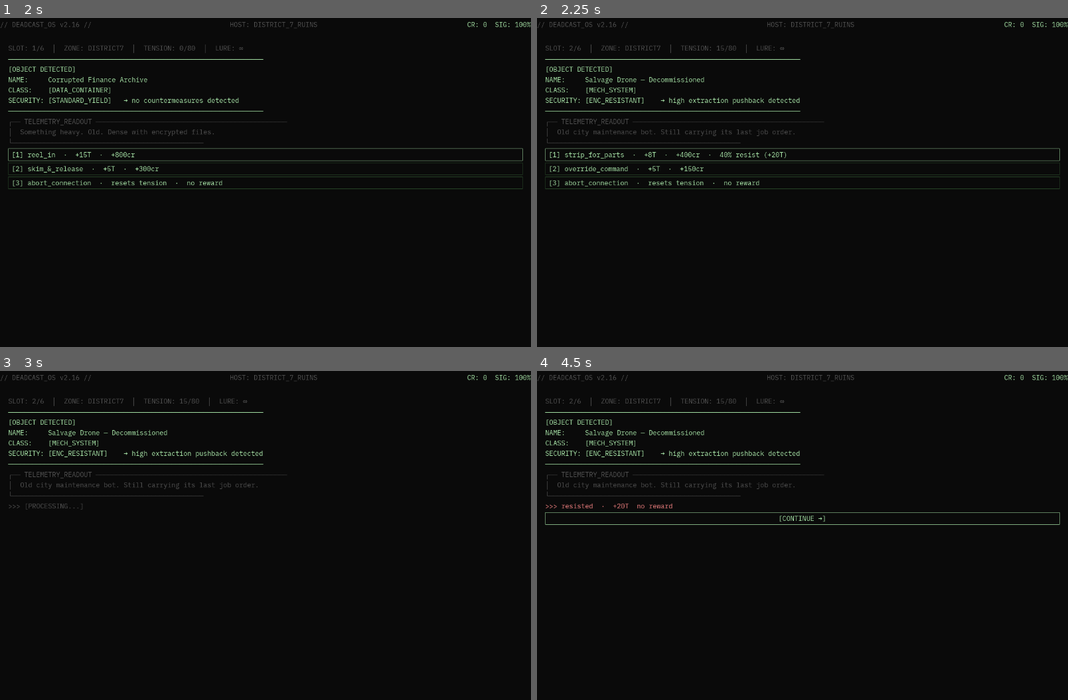
Above: before the commit, frames 1-4 (two rows, left to right).
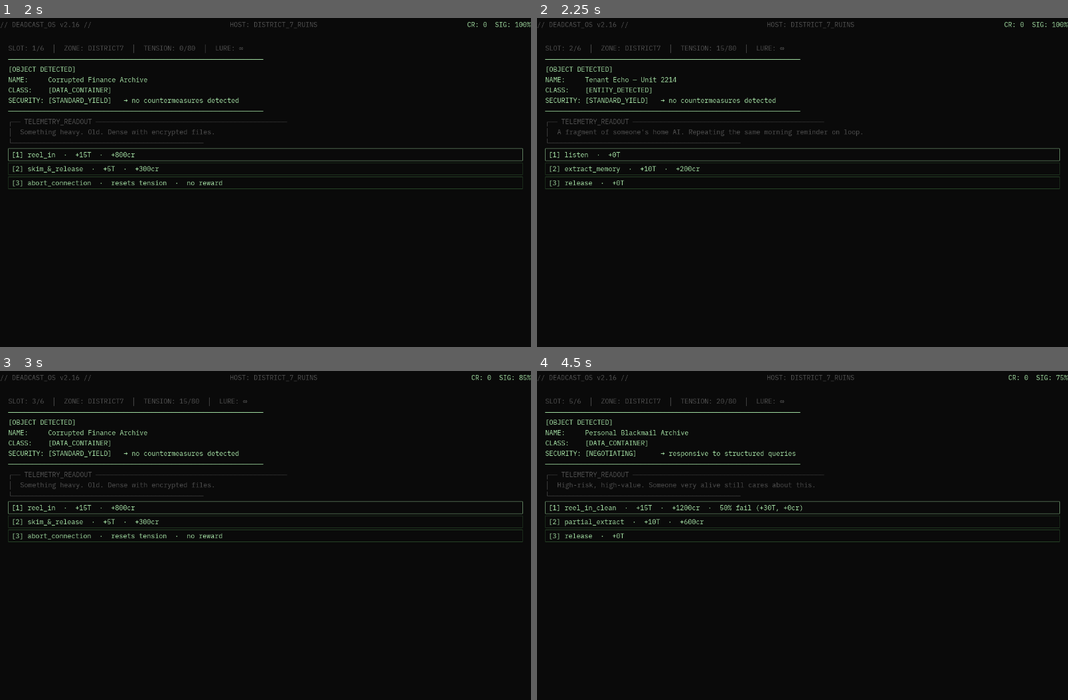
Above: after the commit, the same moments.

Repository: Teeohbee/deadcast
Game: Godot game, scene res://scenes/title_screen/TitleScreen.tscn
Two runs of this game, one before a commit and one after it. Both use one fixed random seed, a clock stepped at 60 frames per second and the inputs below.
Inputs (mouse positions are in pixels of both pictures, inside the frame that each line leads up to):
- Up to frame 1 (2 s): click "new game" at 0.5 s; click "[ READY TO DIVE ]" at 1.25 s
- Up to frame 2 (2.25 s): click "[1] reel_in · +15T · +800cr" at 2 s
- Up to frame 3 (3 s): click (265, 509) at 2.75 s, where only the run before the commit has a clickable "[1] strip_for_parts · +8T · +…"
- Up to frame 4 (4.5 s): click (802, 522) at 3.5 s, where only the run after the commit has a clickable "[2] skim_&_release · +5T · +3…"; click (802, 509) at 4.25 s, where only the run after the commit has a clickable "[1] record_fragment · +0T · +…"

Frame 1 is identical in both runs. In frame 2, 1.4% of the frame differs, in the area x 3-62%, y 17-52%; in frame 3, 2.5%; in frame 4, 3.0%, in the area x 1-100%, y 1-53%.

Commit message:
feat: wire 30 new catches into zone pools

Diff:
--- a/resources/zones/axiom.tres
+++ b/resources/zones/axiom.tres
@@ -6,6 +6,16 @@
 [ext_resource type="Resource" path="res://resources/catches/axiom/bioweapon_prototype.tres" id="4_catch"]
 [ext_resource type="Resource" path="res://resources/catches/axiom/deep_archive_core.tres" id="5_catch"]
 [ext_resource type="Resource" path="res://resources/catches/axiom/solace7.tres" id="6_catch"]
+[ext_resource type="Resource" path="res://resources/catches/axiom/decommissioned_surveillance_log.tres" id="7_catch"]
+[ext_resource type="Resource" path="res://resources/catches/axiom/access_badge_database.tres" id="8_catch"]
+[ext_resource type="Resource" path="res://resources/catches/axiom/biohazard_sample_container.tres" id="9_catch"]
+[ext_resource type="Resource" path="res://resources/catches/axiom/corporate_ghost.tres" id="10_catch"]
+[ext_resource type="Resource" path="res://resources/catches/axiom/classified_research_archive.tres" id="11_catch"]
+[ext_resource type="Resource" path="res://resources/catches/axiom/executive_memory_core.tres" id="12_catch"]
+[ext_resource type="Resource" path="res://resources/catches/axiom/axiom_security_drone_mk5.tres" id="13_catch"]
+[ext_resource type="Resource" path="res://resources/catches/axiom/axiom_defense_ai.tres" id="14_catch"]
+[ext_resource type="Resource" path="res://resources/catches/axiom/viral_intrusion_payload.tres" id="15_catch"]
+[ext_resource type="Resource" path="res://resources/catches/axiom/axiom_cleaner_protocol.tres" id="16_catch"]
 
 [resource]
 script = ExtResource("1_zone")
@@ -13,4 +23,4 @@
 display_name = "Axiom Tower Sub-Basement"
 passive_tension_drain = 5
 description = "Corporate server farm. Security countermeasures active."
-catches = [ExtResource("2_catch"), ExtResource("3_catch"), ExtResource("4_catch"), ExtResource("5_catch"), ExtResource("6_catch")]
+catches = [ExtResource("2_catch"), ExtResource("3_catch"), ExtResource("4_catch"), ExtResource("5_catch"), ExtResource("6_catch"), ExtResource("7_catch"), ExtResource("8_catch"), ExtResource("9_catch"), ExtResource("10_catch"), ExtResource("11_catch"), ExtResource("12_catch"), ExtResource("13_catch"), ExtResource("14_catch"), ExtResource("15_catch"), ExtResource("16_catch")]
--- a/resources/zones/district7.tres
+++ b/resources/zones/district7.tres
@@ -6,6 +6,16 @@
 [ext_resource type="Resource" path="res://resources/catches/district7/personal_blackmail.tres" id="4_catch"]
 [ext_resource type="Resource" path="res://resources/catches/district7/salvage_drone.tres" id="5_catch"]
 [ext_resource type="Resource" path="res://resources/catches/district7/tenant_echo.tres" id="6_catch"]
+[ext_resource type="Resource" path="res://resources/catches/district7/residential_data_cluster.tres" id="7_catch"]
+[ext_resource type="Resource" path="res://resources/catches/district7/emergency_medical_cache.tres" id="8_catch"]
+[ext_resource type="Resource" path="res://resources/catches/district7/ghost_loop.tres" id="9_catch"]
+[ext_resource type="Resource" path="res://resources/catches/district7/witness_archive.tres" id="10_catch"]
+[ext_resource type="Resource" path="res://resources/catches/district7/drowned_resident_echo.tres" id="11_catch"]
+[ext_resource type="Resource" path="res://resources/catches/district7/encrypted_pension_record.tres" id="12_catch"]
+[ext_resource type="Resource" path="res://resources/catches/district7/contraband_bio_stash.tres" id="13_catch"]
+[ext_resource type="Resource" path="res://resources/catches/district7/buried_blacksite_fragment.tres" id="14_catch"]
+[ext_resource type="Resource" path="res://resources/catches/district7/feral_building_ai.tres" id="15_catch"]
+[ext_resource type="Resource" path="res://resources/catches/district7/ghost_swarm.tres" id="16_catch"]
 
 [resource]
 script = ExtResource("1_zone")
@@ -13,4 +23,4 @@
 display_name = "District 7 Ruins"
 passive_tension_drain = 0
 description = "Residential slums. Civilian ghost encounters, personal data."
-catches = [ExtResource("2_catch"), ExtResource("3_catch"), ExtResource("4_catch"), ExtResource("5_catch"), ExtResource("6_catch")]
+catches = [ExtResource("2_catch"), ExtResource("3_catch"), ExtResource("4_catch"), ExtResource("5_catch"), ExtResource("6_catch"), ExtResource("7_catch"), ExtResource("8_catch"), ExtResource("9_catch"), ExtResource("10_catch"), ExtResource("11_catch"), ExtResource("12_catch"), ExtResource("13_catch"), ExtResource("14_catch"), ExtResource("15_catch"), ExtResource("16_catch")]
--- a/resources/zones/exchange.tres
+++ b/resources/zones/exchange.tres
@@ -6,6 +6,16 @@
 [ext_resource type="Resource" path="res://resources/catches/exchange/fixer_network_node.tres" id="4_catch"]
 [ext_resource type="Resource" path="res://resources/catches/exchange/illegal_bioware.tres" id="5_catch"]
 [ext_resource type="Resource" path="res://resources/catches/exchange/rival_fisher_line.tres" id="6_catch"]
+[ext_resource type="Resource" path="res://resources/catches/exchange/unclaimed_cargo_manifest.tres" id="7_catch"]
+[ext_resource type="Resource" path="res://resources/catches/exchange/factory_sealed_bioware.tres" id="8_catch"]
+[ext_resource type="Resource" path="res://resources/catches/exchange/classified_shipment_log.tres" id="9_catch"]
+[ext_resource type="Resource" path="res://resources/catches/exchange/black_market_surgeons_archive.tres" id="10_catch"]
+[ext_resource type="Resource" path="res://resources/catches/exchange/stolen_corporate_prototype.tres" id="11_catch"]
+[ext_resource type="Resource" path="res://resources/catches/exchange/rival_fishers_hidden_cache.tres" id="12_catch"]
+[ext_resource type="Resource" path="res://resources/catches/exchange/black_market_organ_bank.tres" id="13_catch"]
+[ext_resource type="Resource" path="res://resources/catches/exchange/exchange_enforcer_ghost.tres" id="14_catch"]
+[ext_resource type="Resource" path="res://resources/catches/exchange/exchange_security_drone_mk2.tres" id="15_catch"]
+[ext_resource type="Resource" path="res://resources/catches/exchange/rogue_trade_engine.tres" id="16_catch"]
 
 [resource]
 script = ExtResource("1_zone")
@@ -13,4 +23,4 @@
 display_name = "The Voss Exchange"
 passive_tension_drain = 0
 description = "Sunken black market. Rival fishers active."
-catches = [ExtResource("2_catch"), ExtResource("3_catch"), ExtResource("4_catch"), ExtResource("5_catch"), ExtResource("6_catch")]
+catches = [ExtResource("2_catch"), ExtResource("3_catch"), ExtResource("4_catch"), ExtResource("5_catch"), ExtResource("6_catch"), ExtResource("7_catch"), ExtResource("8_catch"), ExtResource("9_catch"), ExtResource("10_catch"), ExtResource("11_catch"), ExtResource("12_catch"), ExtResource("13_catch"), ExtResource("14_catch"), ExtResource("15_catch"), ExtResource("16_catch")]
Not shown: 1 places in resources/zones/axiom.tres that only renumber resources
Not shown: 1 places in resources/zones/district7.tres that only renumber resources
Not shown: 1 places in resources/zones/exchange.tres that only renumber resources
